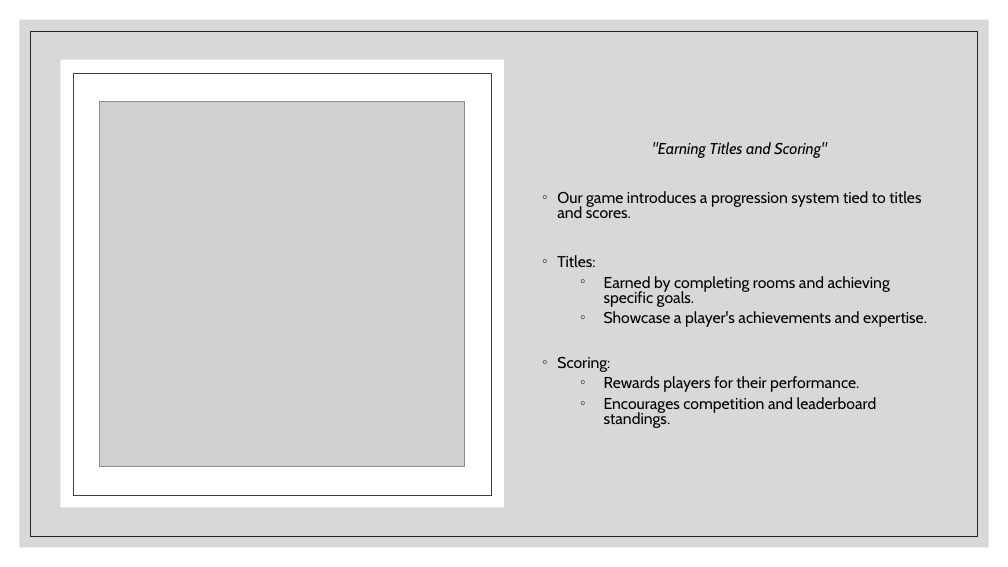
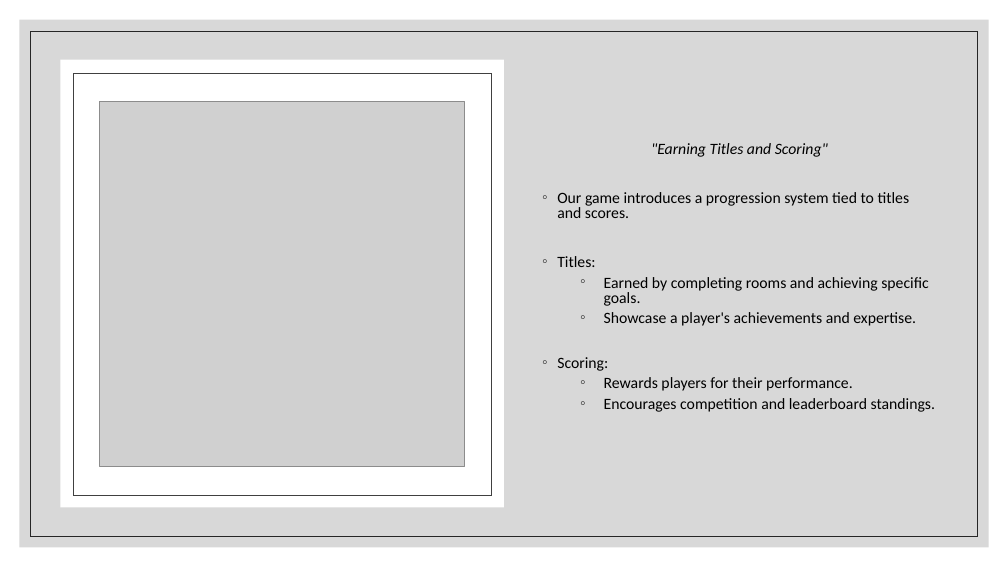
Before and after one commit to Nodles2209/Odyssey-of-the-Forgotten, a slide deck: slide 10 of Group_Presentation.pptx (slide 9 before the commit). Drawn at 1008x567 pixels with LibreOffice and Linux fonts; fonts in the diff are those of the drawing; grey boxes stand for pictures. Boxes give left, top, right and bottom in pixels: in the first picture for what was removed or moved away, otherwise in the second. Text is boxed around its words. In the diff, an @@ line names an element or a change of style, - is before the commit and + after.

Commit message:
added details to game content

```diff
--- a/Group_Presentation.pptx
+++ b/Group_Presentation.pptx
@@ rectangle at [31, 31, 978, 536]: outline #262626 0.5 pt to #262626 0.75 pt @@
@@ text ""Earning Titles and Scoring"" at [557, 143, 936, 412]: font Cabin to Calibri; less space between paragraphs @@
```
Also in this commit, not shown: 8 other slides changed, 2 slides added, 1 slide removed.
